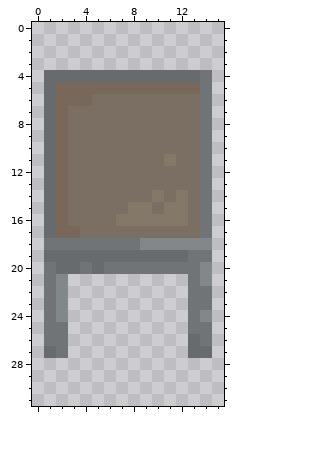
A pixel-art sprite gets an edit: Assets/Art/Sprites/Environments/Furniture/General/SmallWoodenTable.png. Above: the version before the commit.
The file is 16x32 pixels. Colours within 5 levels of each other are drawn and written as one.
After the commit:
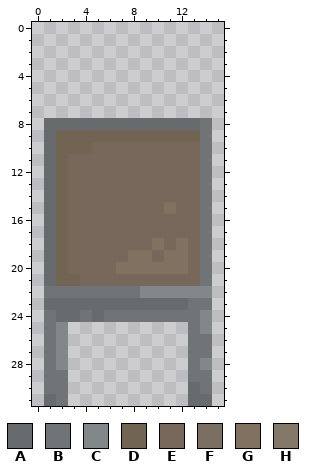
Palette (. is transparent): A #686b6e  B #707477  C #82878a  D #716453  E #78675b  F #7b6e63  G #817160  H #847869
What changed:
Changed rows in their new state; - is an unchanged pixel.
first column x 1:
 4 ..............
 5 ..............
 6 ..............
 7 ..............
 8 -AAAAAAAAAAAA-
 9 -DDDDDDDDDDDD-
10 -DDDEEEEEEEEE-
11 -DEEEEEEEEEEE-
12 -DEEEEEEEEEEE-
13 -DEEEEEEEEEEE-
14 -DEEEEEEEEEEE-
15 -DEEEEEEEEGEE-
16 -DEEEEEEEEEEE-
17 -D-EEEEEEEEEE-
18 ADEEEEEEEGEGEB
19 -DEEEEEGGEGGE-
20 ADEEEEGGGGGGEB
21 ADDEEEEEEEEEEB
22 -BBBBBBBCCCCCC
23 AAAAAAAAAAAA--
24 -AABABBBBBBB--
25 -C-----------C
26 -C----------B-
27 BC----------BB
28 BC----------BC
29 BB----------BB
30 BB----------AB
31 AB----------AA
